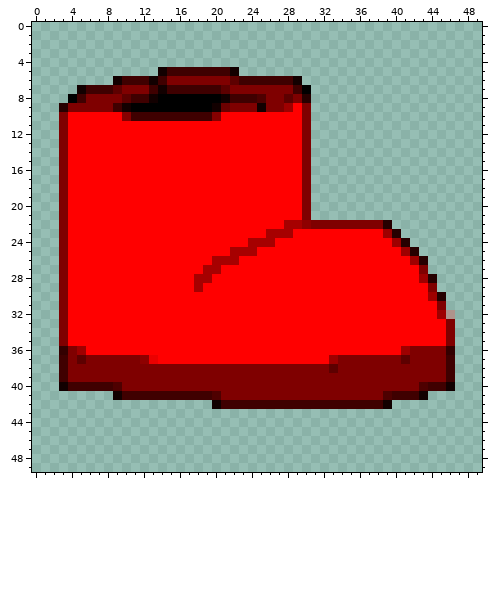
Two versions of one pixel-art sprite, src/a2/resources/stock photos/fireboots.png. Above is the file before it was changed.
The file is 50x50 pixels. Colours within 5 levels of each other are drawn and written as one.
And afterwards:
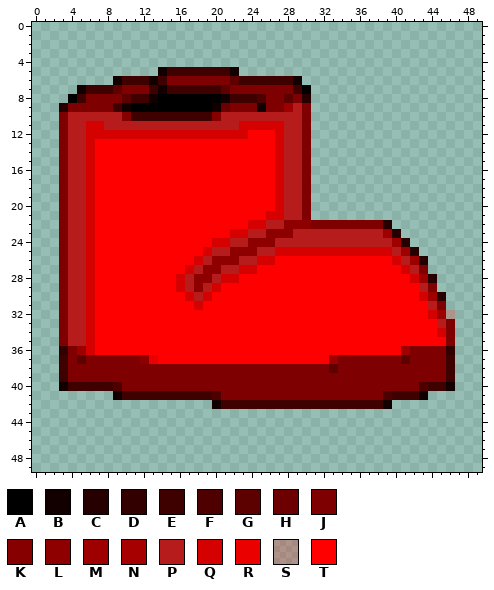
Palette (. is transparent): A #000000  B #120000  C #260000  D #330000  E #3f0000  F #4e0000  G #5d0000  H #6c0000  J #7f0000  K #860000  L #8e0000  M #9e0000  N #a60000  P #b71c1c  Q #d50000  R #eb0000  S #ff00003a  T #ff0000
The edit:
{"y":9,"x":29,"old":"T","new":"P"}
{"y":10,"x":4,"old":"TTTTTT","new":"PPPPPP"}
{"y":10,"x":21,"old":"TTTTTTTTT","new":"PPPPPPPPP"}
{"y":11,"x":4,"old":"TTTTTTTTTTTTTTTTTTTTTTTTTT","new":"PPQQPPPPPPPPPPPPPPPQQQQQPP"}
{"y":12,"x":4,"old":"TTTTTTTTTTTTTTTTTTTT","new":"PPQQQQQQQQQQQQQQQQQQ"}
{"y":12,"x":27,"old":"TTT","new":"QPP"}
{"y":13,"x":4,"old":"TTT","new":"PPQ"}
{"y":13,"x":27,"old":"TTT","new":"QPP"}
{"y":14,"x":4,"old":"TTT","new":"PPQ"}
{"y":14,"x":27,"old":"TTT","new":"QPP"}
{"y":15,"x":4,"old":"TTT","new":"PPQ"}
{"y":15,"x":27,"old":"TTT","new":"QPP"}
{"y":16,"x":4,"old":"TTT","new":"PPQ"}
{"y":16,"x":27,"old":"TTT","new":"QPP"}
{"y":17,"x":4,"old":"TTT","new":"PPQ"}
{"y":17,"x":27,"old":"TTT","new":"QPP"}
{"y":18,"x":4,"old":"TTT","new":"PPQ"}
{"y":18,"x":27,"old":"TTT","new":"QPP"}
{"y":19,"x":4,"old":"TTT","new":"PPQ"}
{"y":19,"x":27,"old":"TTT","new":"QPP"}
{"y":20,"x":4,"old":"TTT","new":"PPQ"}
{"y":20,"x":27,"old":"TTT","new":"QPP"}
{"y":21,"x":4,"old":"TTT","new":"PPQ"}
{"y":21,"x":26,"old":"TTTT","new":"QQPP"}
{"y":22,"x":4,"old":"TTT","new":"PPQ"}
{"y":22,"x":24,"old":"TTTTNN","new":"QQPPLL"}
{"y":23,"x":4,"old":"TTT","new":"PPQ"}
{"y":23,"x":22,"old":"TTTTNNNTTTTTTTTTT","new":"QQPPLLLPPPPPPPPPP"}
{"y":24,"x":4,"old":"TTT","new":"PPQ"}
{"y":24,"x":20,"old":"TTTTNNNTTTTTTTTTTTTT","new":"QQPPLLLPPPPPPPPPPPPP"}
{"y":25,"x":4,"old":"TTT","new":"PPQ"}
{"y":25,"x":19,"old":"TTTNNNTTTTTTTTTTTTTTTT","new":"QPPLLLPPQQQQQQQQQQQQQP"}
{"y":26,"x":4,"old":"TTT","new":"PPQ"}
{"y":26,"x":18,"old":"TTNNNTTTT","new":"QPLLLPPQQ"}
{"y":26,"x":40,"old":"TT","new":"QP"}
{"y":27,"x":4,"old":"TTT","new":"PPQ"}
{"y":27,"x":17,"old":"TTNNTTTT","new":"QPLLPPQQ"}
{"y":27,"x":41,"old":"TT","new":"QP"}
{"y":28,"x":4,"old":"TTT","new":"PPQ"}
{"y":28,"x":16,"old":"TTNNTTT","new":"QPLLPQQ"}
{"y":28,"x":42,"old":"T","new":"Q"}
{"y":29,"x":4,"old":"TTT","new":"PPQ"}
{"y":29,"x":16,"old":"TTNTT","new":"QPLPQ"}
{"y":29,"x":43,"old":"T","new":"P"}
{"y":30,"x":4,"old":"TTT","new":"PPQ"}
{"y":30,"x":17,"old":"TTT","new":"QPQ"}
{"y":30,"x":43,"old":"T","new":"Q"}
{"y":31,"x":4,"old":"TTT","new":"PPQ"}
{"y":31,"x":18,"old":"T","new":"Q"}
{"y":31,"x":44,"old":"T","new":"P"}
{"y":32,"x":4,"old":"TTT","new":"PPQ"}
{"y":32,"x":44,"old":"T","new":"Q"}
{"y":33,"x":4,"old":"TTT","new":"PPQ"}
{"y":33,"x":45,"old":"T","new":"P"}
{"y":34,"x":4,"old":"TTT","new":"PPQ"}
{"y":34,"x":45,"old":"T","new":"Q"}
{"y":35,"x":4,"old":"TTT","new":"PPQ"}
{"y":36,"x":6,"old":"T","new":"Q"}
{"label":"changed","picture_box":[68,103,446,355]}
